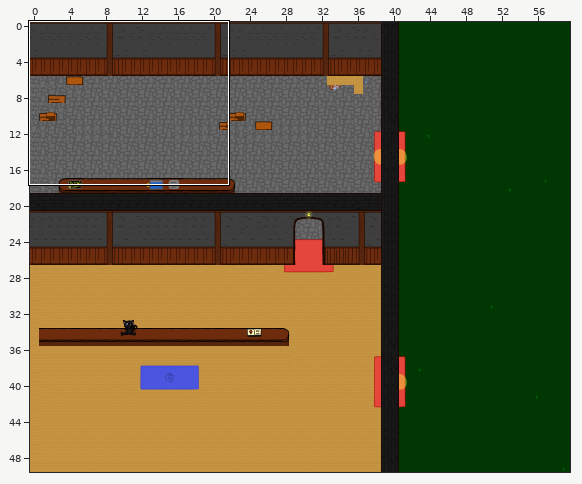
A Tiled map gets an edit: assets/map/ShopMap.tmx. Above, an overview of the earlier version with the close-up marked.
Close-up. Earlier state:
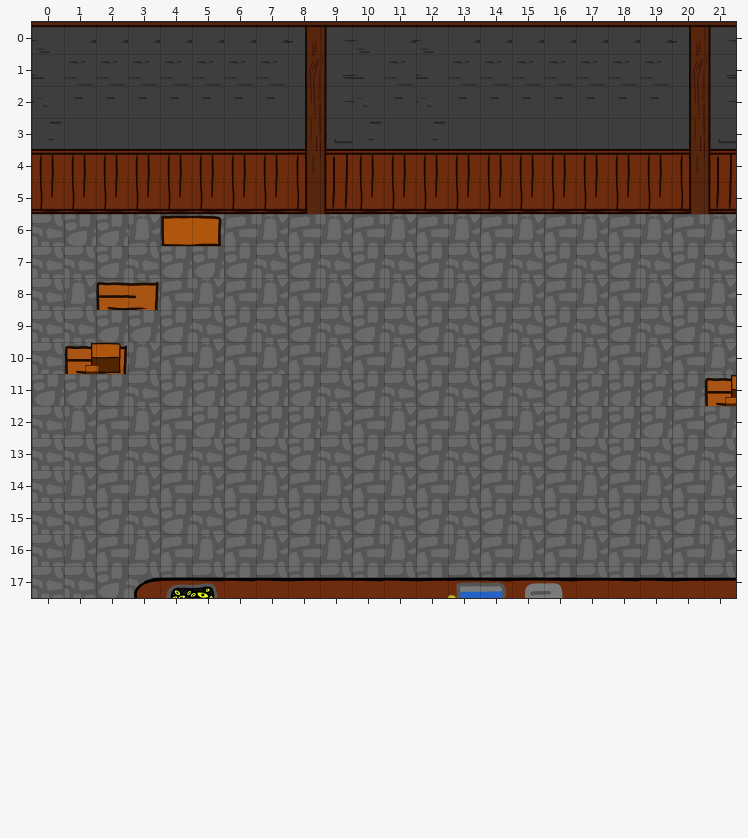
Cells are 128x128 px. Shown: x 0..21, y 0..17. The commit also changed other parts of the map, which this record leaves out.
The result:
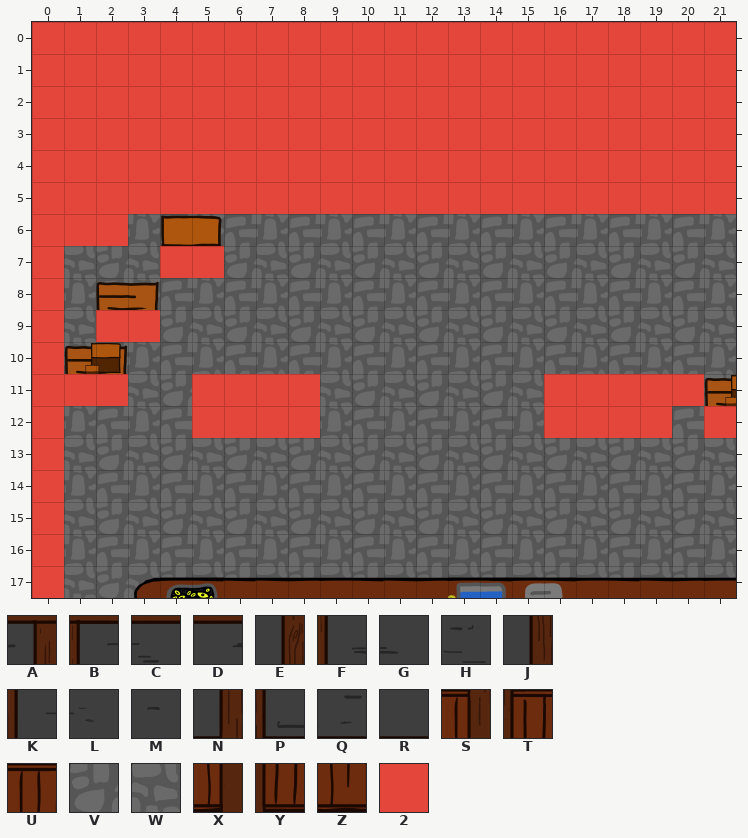
Key: from "_SpriteSheet": A 8, B 9, C 10, D 11, E 24, F 25, G 26, H 27, J 40, K 41, L 42, M 43, N 56, P 57, Q 58, R 59, S 72, T 73, U 74, V 84, W 85, X 88, Y 89, Z 90, 2 244.
_ is an empty cell.
Message: Add collision geometry to map
What changed:
{"where": "layer \"Collision\""}
{"y":0,"x":0,"old":"CDDDDDDDABCDCDDDDDDDAB","new":"2222222222222222222222"}
{"y":1,"x":0,"old":"GHHHHHHHEFGHGHHHHHHHEF","new":"2222222222222222222222"}
{"y":2,"x":0,"old":"LMMMMMMMJKLMLMMMMMMMJK","new":"2222222222222222222222"}
{"y":3,"x":0,"old":"QRRRRRRRNPQRQRRRRRRRNP","new":"2222222222222222222222"}
{"y":4,"x":0,"old":"UUUUUUUUSTUUUUUUUUUUST","new":"2222222222222222222222"}
{"y":5,"x":0,"old":"ZZZZZZZZXYZZZZZZZZZZXY","new":"2222222222222222222222"}
{"y":6,"x":0,"old":"WVV","new":"222"}
{"y":7,"x":0,"old":"W","new":"2"}
{"y":7,"x":4,"old":"VV","new":"22"}
{"y":8,"x":0,"old":"W","new":"2"}
{"y":9,"x":0,"old":"W","new":"2"}
{"y":9,"x":2,"old":"VV","new":"22"}
{"y":10,"x":0,"old":"W","new":"2"}
{"y":11,"x":0,"old":"VVV","new":"222"}
{"y":11,"x":5,"old":"VVVV","new":"2222"}
{"y":11,"x":16,"old":"VVVVV","new":"22222"}
{"y":12,"x":0,"old":"W","new":"2"}
{"y":12,"x":5,"old":"VVVV","new":"2222"}
{"y":12,"x":16,"old":"VVVV","new":"2222"}
{"y":12,"x":21,"old":"V","new":"2"}
{"y":13,"x":0,"old":"W","new":"2"}
{"y":14,"x":0,"old":"W","new":"2"}
{"y":15,"x":0,"old":"W","new":"2"}
{"y":16,"x":0,"old":"W","new":"2"}
{"y":17,"x":0,"old":"W","new":"2"}
{"label":"changed","picture_box":[32,22,736,598]}
